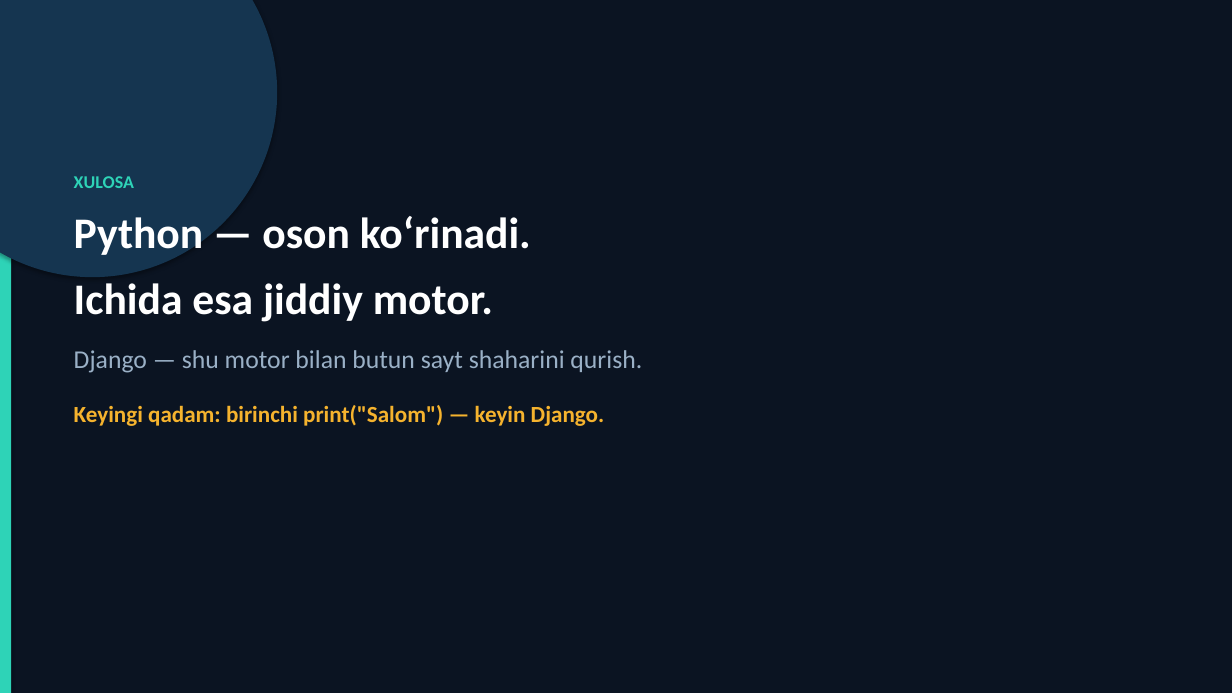
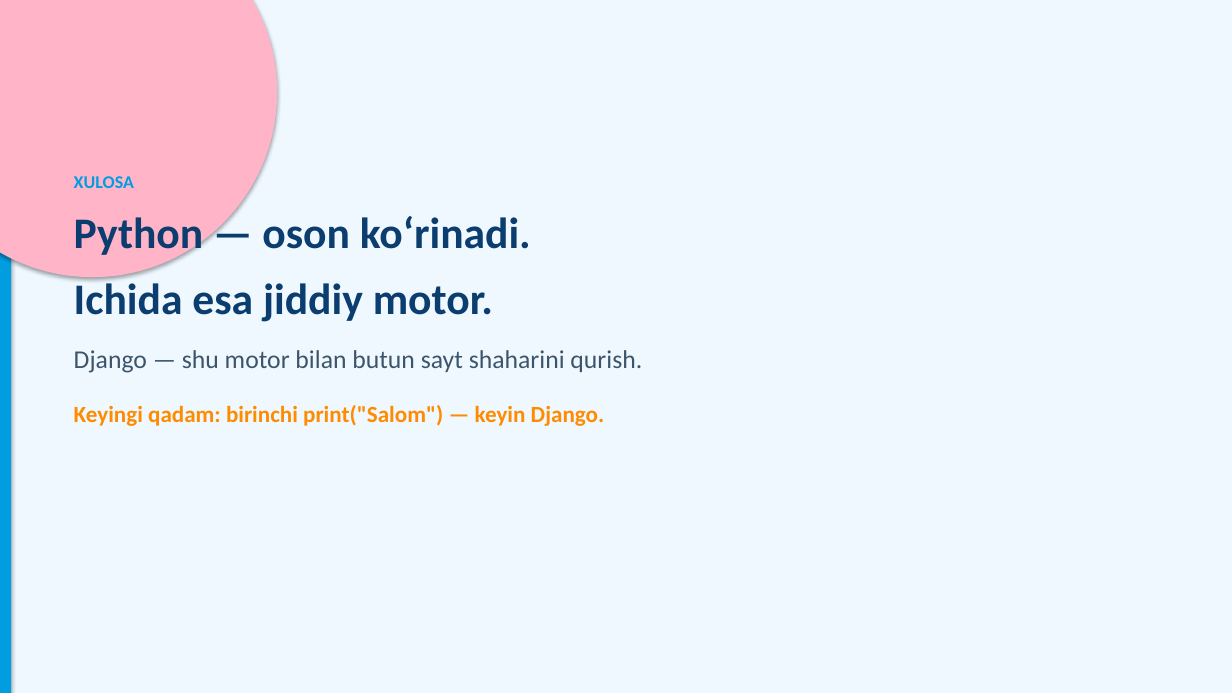
Before and after one commit to DilshodZokirov/bgalaxy-app, a slide deck: slide 16 of python-prezentatsiya/Python-Django-Vaaav.pptx. Drawn at 1232x693 pixels with LibreOffice and Linux fonts; fonts in the diff are those of the drawing. Boxes give left, top, right and bottom in pixels: in the first picture for what was removed or moved away, otherwise in the second. Text is boxed around its words. In the diff, an @@ line names an element or a change of style, - is before the commit and + after.

```diff
--- a/python-prezentatsiya/Python-Django-Vaaav.pptx
+++ b/python-prezentatsiya/Python-Django-Vaaav.pptx
@@ rectangle at [0, 0, 1232, 693]: fill #0B1422 to #EFF8FF @@
@@ rectangle at [0, 0, 11, 693]: fill #2ED3B7 to #009EE0 @@
@@ ellipse at [0, 0, 277, 277]: fill #153550 to #FFB4C8 @@
@@ text "XULOSA" at [74, 176, 642, 426]: text colour #2ED3B7 to #009EE0 in "XULOSA"; text colour #FFFFFF to #0B3D6E in "Python — oson ko‘rinadi. Ichida esa jiddiy ..."; text colour #9AB0C6 to #3D556B in "Django — shu motor bilan butun sayt ..."; text colour #F5B32E to #FF8C00 in "Keyingi qadam: birinchi print("Salom") — keyin Django." @@
```
Also in this commit, not shown: 15 other slides changed, 1 other file.
